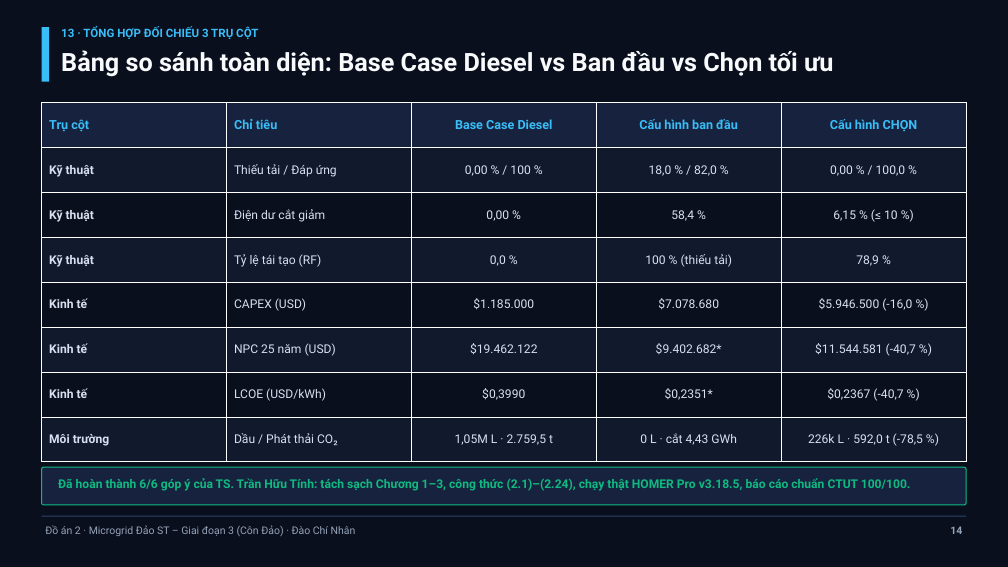
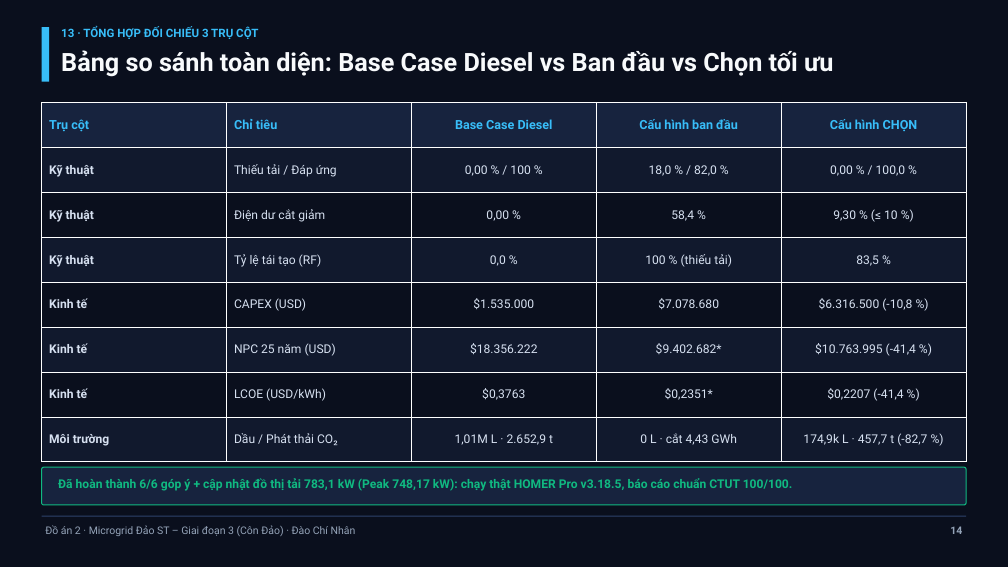
Before and after one commit to huongpro123/DoAn2_Microgrid_ConDao_ChiNhan, a slide deck: slide 14 of HO_SO_NOP_BAO_CAO_CHINH_THUC/07_Slide_Thuyet_Trinh_15_Trang_ST_Giai_Doan_3.pptx. Drawn at 1008x567 pixels with LibreOffice and Linux fonts; fonts in the diff are those of the drawing. Boxes give left, top, right and bottom in pixels: in the first picture for what was removed or moved away, otherwise in the second. Text is boxed around its words. In the diff, an @@ line names an element or a change of style, - is before the commit and + after.

Commit message:
Final 783.1kW release: sync report 100/100 (49p), 16 slides, script & HOMER Pro results

```diff
--- a/HO_SO_NOP_BAO_CAO_CHINH_THUC/07_Slide_Thuyet_Trinh_15_Trang_ST_Giai_Doan_3.pptx
+++ b/HO_SO_NOP_BAO_CAO_CHINH_THUC/07_Slide_Thuyet_Trinh_15_Trang_ST_Giai_Doan_3.pptx
@@ table at bbox=[42, 103, 968, 462] @@
-row 3, column 5: 6,15 % (≤ 10 %)
+row 3, column 5: 9,30 % (≤ 10 %)
-row 4, column 5: 78,9 %
+row 4, column 5: 83,5 %
-row 5, column 3: $1.185.000
+row 5, column 3: $1.535.000
-row 5, column 5: $5.946.500 (-16,0 %)
+row 5, column 5: $6.316.500 (-10,8 %)
-row 6, column 3: $19.462.122
+row 6, column 3: $18.356.222
-row 6, column 5: $11.544.581 (-40,7 %)
+row 6, column 5: $10.763.995 (-41,4 %)
-row 7, column 3: $0,3990
+row 7, column 3: $0,3763
-row 7, column 5: $0,2367 (-40,7 %)
+row 7, column 5: $0,2207 (-41,4 %)
-row 8, column 3: 1,05M L · 2.759,5 t
+row 8, column 3: 1,01M L · 2.652,9 t
-row 8, column 5: 226k L · 592,0 t (-78,5 %)
+row 8, column 5: 174,9k L · 457,7 t (-82,7 %)
@@ text at bbox=[58, 478, 793, 491]: text changed @@
-Đã hoàn thành 6/6 góp ý của TS. Trần Hữu Tính: tách sạch Chương 1–3, công thức (2.1)–(2.24), chạy thật HOMER Pro v3.18.5, báo cáo chuẩn CTUT 100/100.
+Đã hoàn thành 6/6 góp ý + cập nhật đồ thị tải 783,1 kW (Peak 748,17 kW): chạy thật HOMER Pro v3.18.5, báo cáo chuẩn CTUT 100/100.
```
Also in this commit, not shown: 14 other slides changed, 22 other files.
